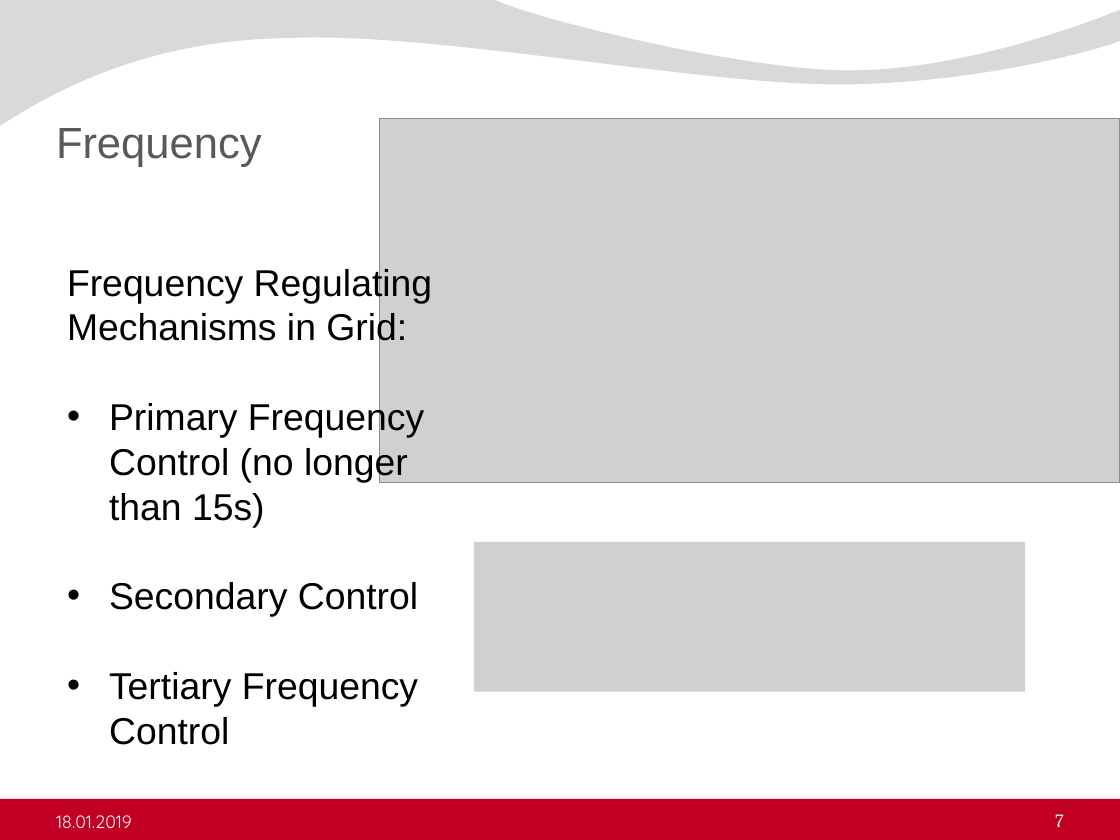
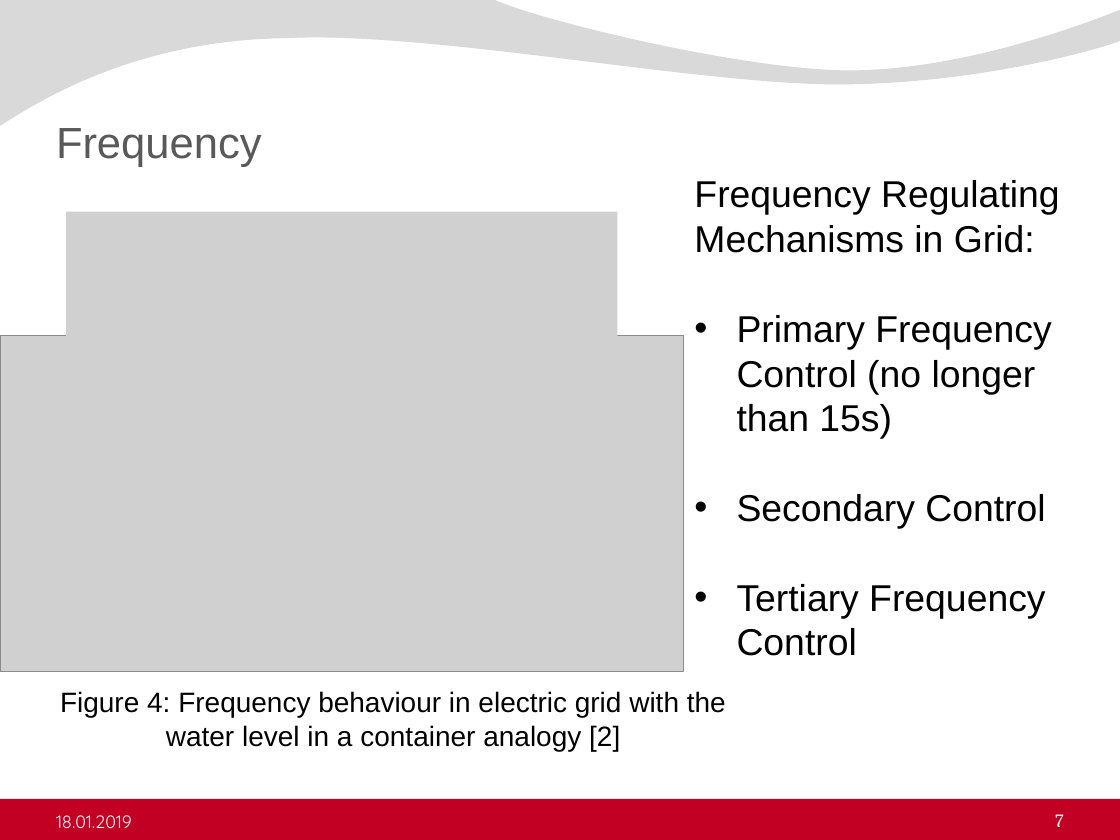
Before and after one commit to ErencanDuymaz/Research, a slide deck: slide 7 of Thesis/Thesis Defence/Erencan_Duymaz_thesis_defence.pptx. Drawn at 1120x840 pixels with LibreOffice and Linux fonts; fonts in the diff are those of the drawing; grey boxes stand for pictures; background and template pictures are left out. Boxes give left, top, right and bottom in pixels: in the first picture for what was removed or moved away, otherwise in the second. Text is boxed around its words. In the diff, an @@ line names an element or a change of style, - is before the commit and + after.

```diff
--- a/Thesis/Thesis Defence/Erencan_Duymaz_thesis_defence.pptx
+++ b/Thesis/Thesis Defence/Erencan_Duymaz_thesis_defence.pptx
@@ text "Frequency Regulating Mechanisms in Grid:": place and size @@
-text "Frequency Regulating Mechanisms in Grid:" at [67, 266, 432, 745]
+text "Frequency Regulating Mechanisms in Grid:" at [694, 180, 1059, 656]
@@ picture added at [66, 212, 617, 362] @@
@@ picture: place and size @@
-picture at [380, 119, 1120, 483]
+picture at [0, 335, 683, 671]
@@ picture removed at [474, 542, 1025, 692] @@
@@ text added at [60, 691, 726, 751], 18 pt, text #000000 @@
+Figure 4: Frequency behaviour in electric grid with the water level in a container analogy [2]
```
Also in this commit, not shown: 28 other slides changed, 2 slides added, 4 other files.
